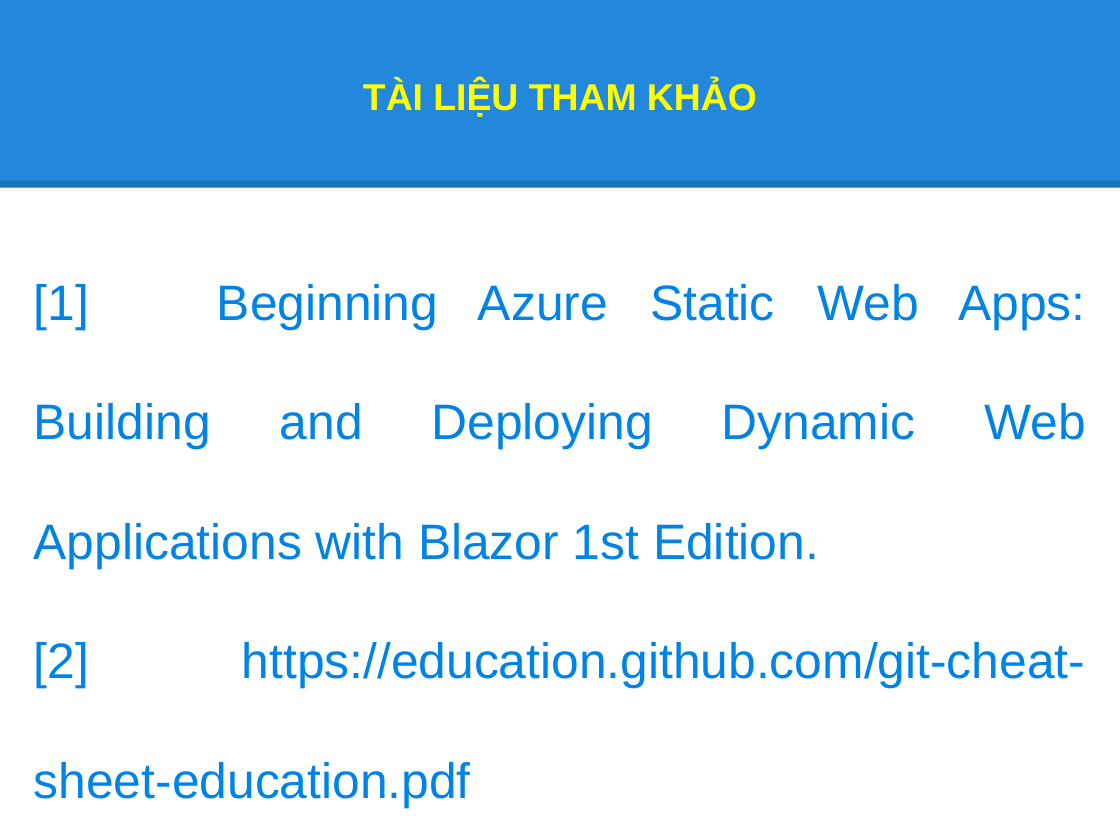
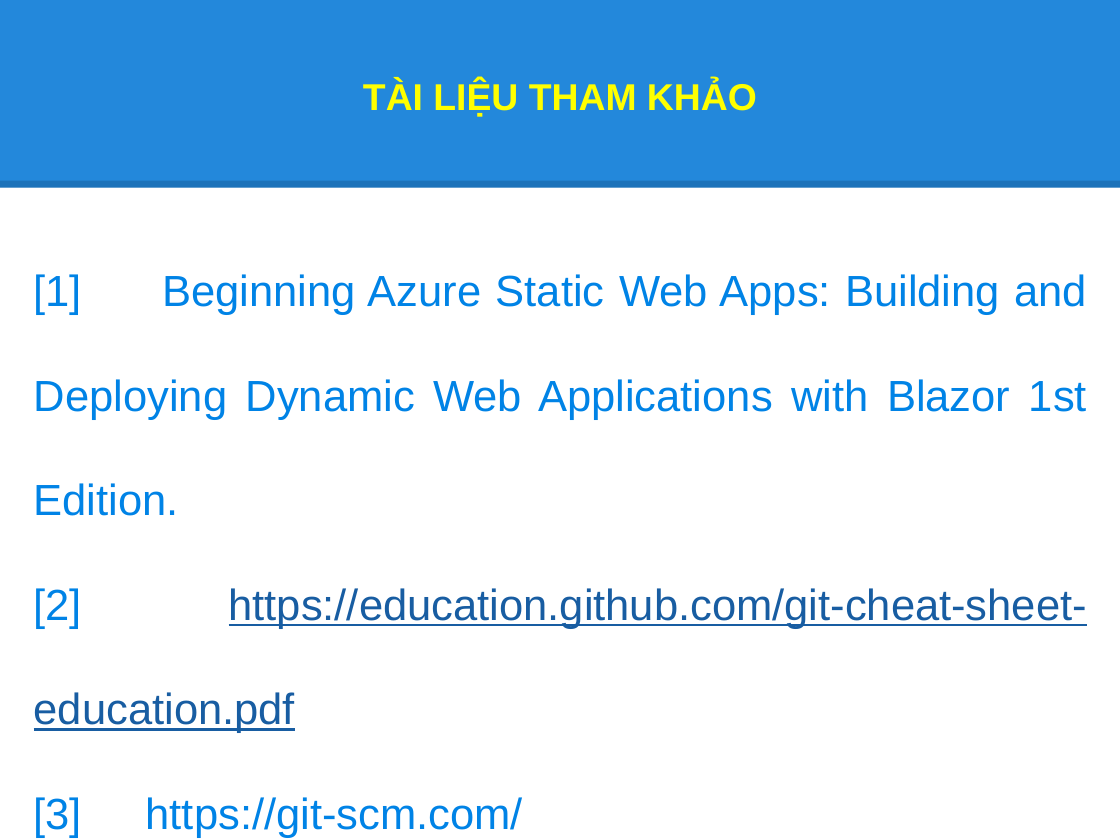
Before and after one commit to phanthanhtoanptit/test, a slide deck: slide 23 of 22-09-2024 -BCCD Git GUI.pptx. Drawn at 1120x840 pixels with LibreOffice and Linux fonts; fonts in the diff are those of the drawing. Boxes give left, top, right and bottom in pixels: in the first picture for what was removed or moved away, otherwise in the second. Text is boxed around its words. In the diff, an @@ line names an element or a change of style, - is before the commit and + after.

```diff
--- a/22-09-2024 -BCCD Git GUI.pptx
+++ b/22-09-2024 -BCCD Git GUI.pptx
@@ text at [34, 274, 1087, 733]: size 32 to 28 pt in "[1] Beginning Azure Static Web Apps: Building ...", "[2] https://education.github.com/git-cheat-sheet-education.p ..."; text colour #0083E6 to #185DA2, underline on in "https://education.github.com/git-cheat-sheet-education.pdf" @@
@@ text at [34, 797, 523, 838]: paragraph added @@
+[3] https://git-scm.com/
```
Also in this commit, not shown: 1 other slide changed.
